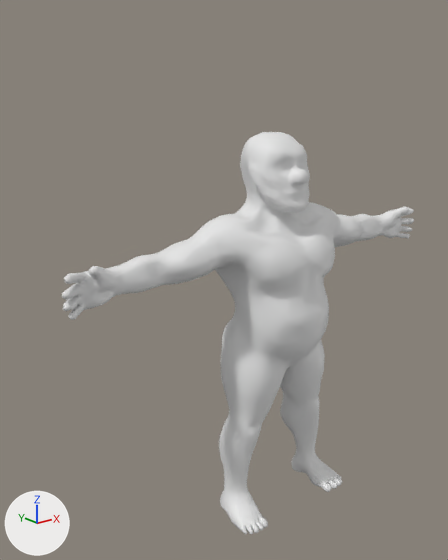
The glTF model resources/externals/meshes/characters/jack/jack_jump.gltf: old version first, new version second.
The view is the same before and after, from a 50 mm lens placed at (-8.6, -9.23, 5.5), pointed at (-0.87, 0.44, 1.63). Every picture has the same lights, and +X, +Y and +Z are marked at lower left. Mesh edges are drawn as thin lines on the coarser meshes. Where no turn or scale is listed for an object, it has been applied to the vertices.

The first picture shows 'LowPoly'.
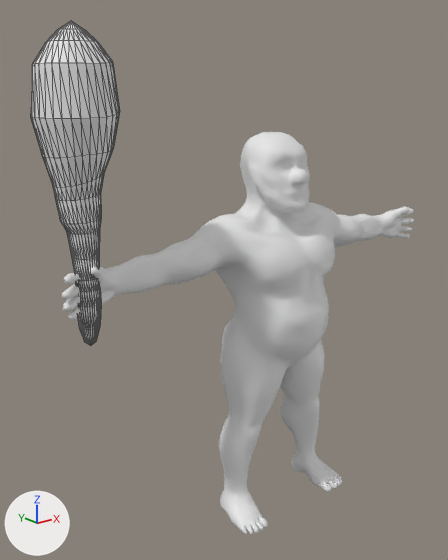
Location of each change, (x1, y1, x2, y2) in pixels of the pictures (448 x 560 px):
'weapon', added: after (31, 21, 120, 346)

What the commit changed:
Mesh me_cube_003 is new.
It has 482 vertices, 960 faces and spans x -4.81..-3.46, y -0.65..0.68, z 1.18..6.42.
Object 'weapon' (ob_weapon) is new; it shows me_cube_003.
Its location is (0.0, 0.0, 0.0).
